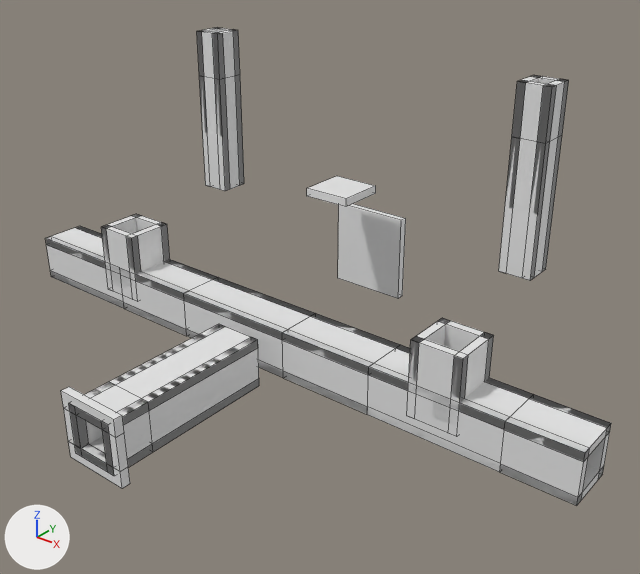
A saved change to the OBJ model src/main/resources/refinery/model-3.obj.
One viewpoint serves both versions: a camera (50 mm lens) standing at (4.39, -3.63, 2.89) and looking at (0.92, 0.71, 0.2). Every picture has the same lights, and +X, +Y and +Z are marked at lower left. The picture after the commit comes second. Mesh edges are drawn as thin lines. Where no turn or scale is listed for an object, it has been applied to the vertices. Vertices at exactly the same position are counted once.

Script lines for the objects in view, before the commit:
```python
me_model_3 = bpy.data.meshes.new('model-3')
me_model_3.from_pydata(...)  # 288 vertices, 346 faces; spans x -2.0..3.0, y -1.0..2.0, z -0.56..1.56
ob_model_3 = bpy.data.objects.new('model-3', me_model_3)
ob_model_3.location = (0.0, 0.0, 0.0)
```
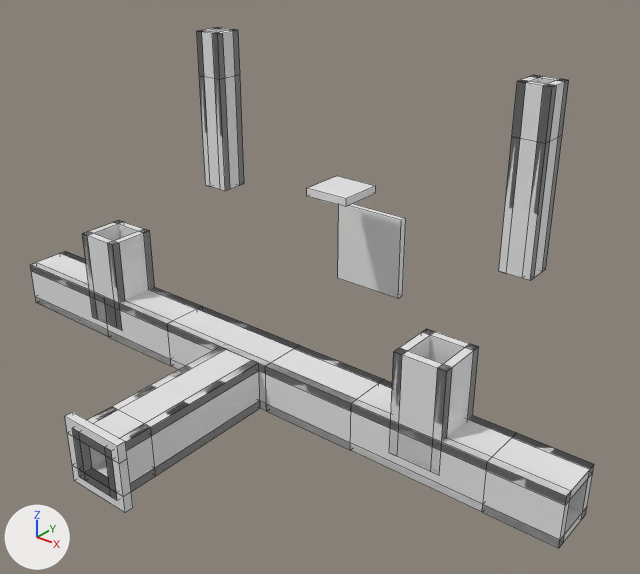
Where the change shows, as pixel boxes [x1, y1, x2, y2] in the pictures (640 x 574 px; the box of a moved part takes in the faces that stretch with it):
'model-3', reshaped (9% taller)
    before: [46, 27, 611, 506]
    after: [30, 27, 594, 548]
part 1 of me_model_3, moved or reshaped
    before: [46, 226, 611, 506]
    after: [30, 251, 594, 548]
part 2 of me_model_3, moved or reshaped
    before: [101, 214, 170, 302]
    after: [82, 220, 155, 330]
part 3 of me_model_3, moved or reshaped
    before: [407, 318, 494, 436]
    after: [389, 329, 479, 475]
part 4 of me_model_3, moved or reshaped
    before: [69, 324, 259, 476]
    after: [72, 347, 260, 499]
part 5 of me_model_3, moved or reshaped
    before: [61, 387, 130, 488]
    after: [65, 412, 133, 513]

What changed in the scene script:
```text
Change me_model_3:
    used by ob_model_3
    remove me_model_3.from_pydata(...)  # 288 vertices, 346 faces; spans x -2.0..3.0, y -1.0..2.0, z -0.56..1.56
    add me_model_3.from_pydata(...)  # 288 vertices, 346 faces; spans x -2.0..3.0, y -1.0..2.0, z -0.75..1.56
    me_model_3 part 1: the loose piece of 84 vertices spanning x -2.0..3.0, y 0.5..0.88, z -0.5..-0.13 is moved by (0.0, -0.19, -0.19)
    me_model_3 part 2: the loose piece of 24 vertices spanning x -1.19..-0.81, y 0.5..0.88, z -0.38..0.19 is scaled about its middle by (1, 1, 1.33), then moved by (0.0, -0.19, -0.09)
    me_model_3 part 3: the loose piece of 24 vertices spanning x 1.81..2.19, y 0.5..0.88, z -0.38..0.19 is scaled about its middle by (1, 1, 1.33), then moved by (0.0, -0.19, -0.09)
    me_model_3 part 4: the loose piece of 36 vertices spanning x 0.31..0.69, y -1.0..0.31, z -0.5..-0.12 is moved by (0.0, 0.0, -0.19)
    me_model_3 part 5: the loose piece of 24 vertices spanning x 0.25..0.75, y -1.0..-0.94, z -0.56..-0.06 is moved by (0.0, 0.0, -0.19)
```
